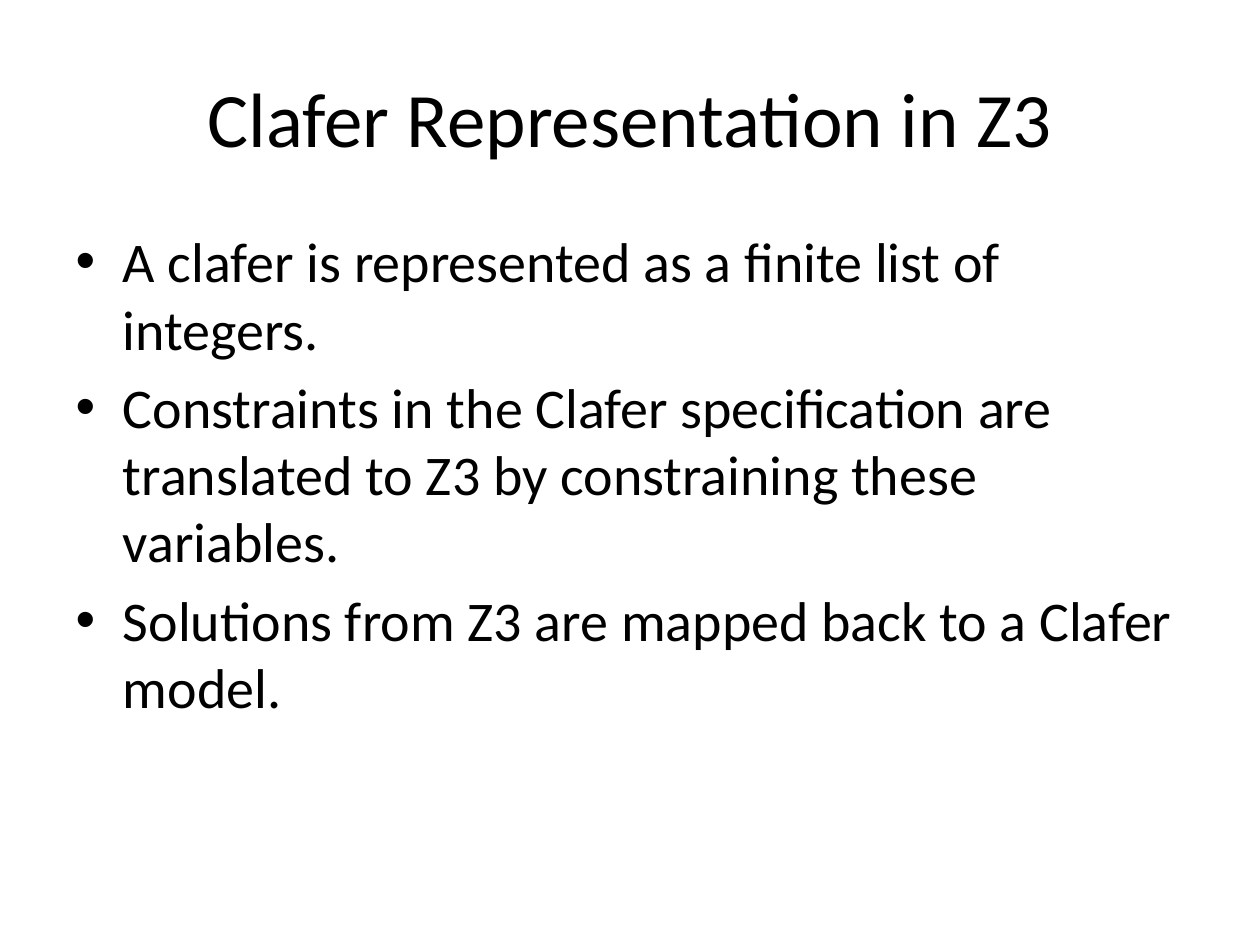
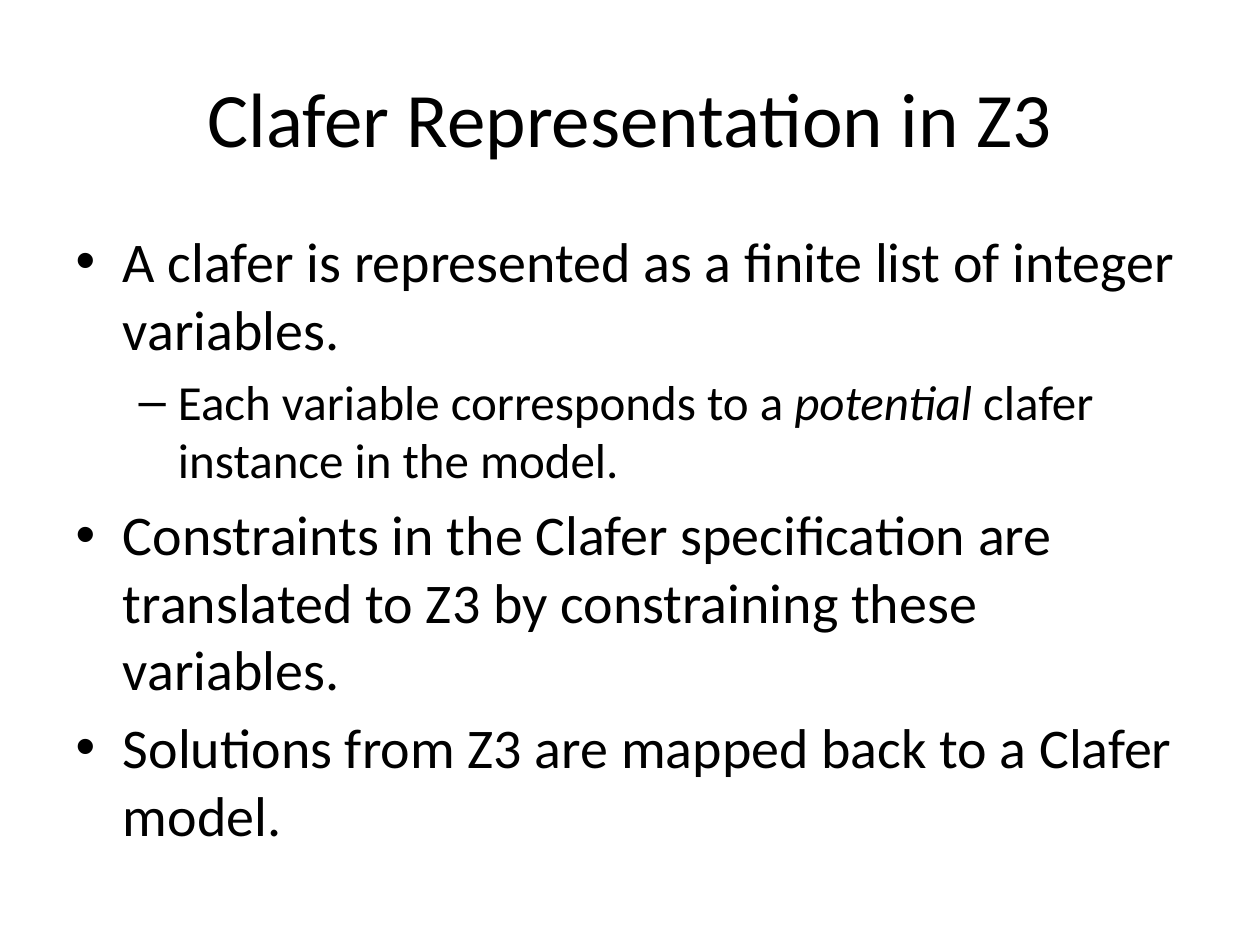
Before and after one commit to gsdlab/ClaferSMT, a slide deck: slide 7 of latex/VariabilityModelinginClaferUsingSMT.pptx. Drawn at 1260x945 pixels with LibreOffice and Linux fonts; fonts in the diff are those of the drawing. Boxes give left, top, right and bottom in pixels: in the first picture for what was removed or moved away, otherwise in the second. Text is boxed around its words. In the diff, an @@ line names an element or a change of style, - is before the commit and + after.

```diff
--- a/latex/VariabilityModelinginClaferUsingSMT.pptx
+++ b/latex/VariabilityModelinginClaferUsingSMT.pptx
@@ text at (123, 243, 1174, 479): text changed; size 32 to 28 pt @@
-• A clafer is represented as a finite list of integers.
+• A clafer is represented as a finite list of integer variables.
+  – Each variable corresponds to a potential clafer instance in the model.
```
Also in this commit, not shown: 5 other slides changed, 7 other files.
